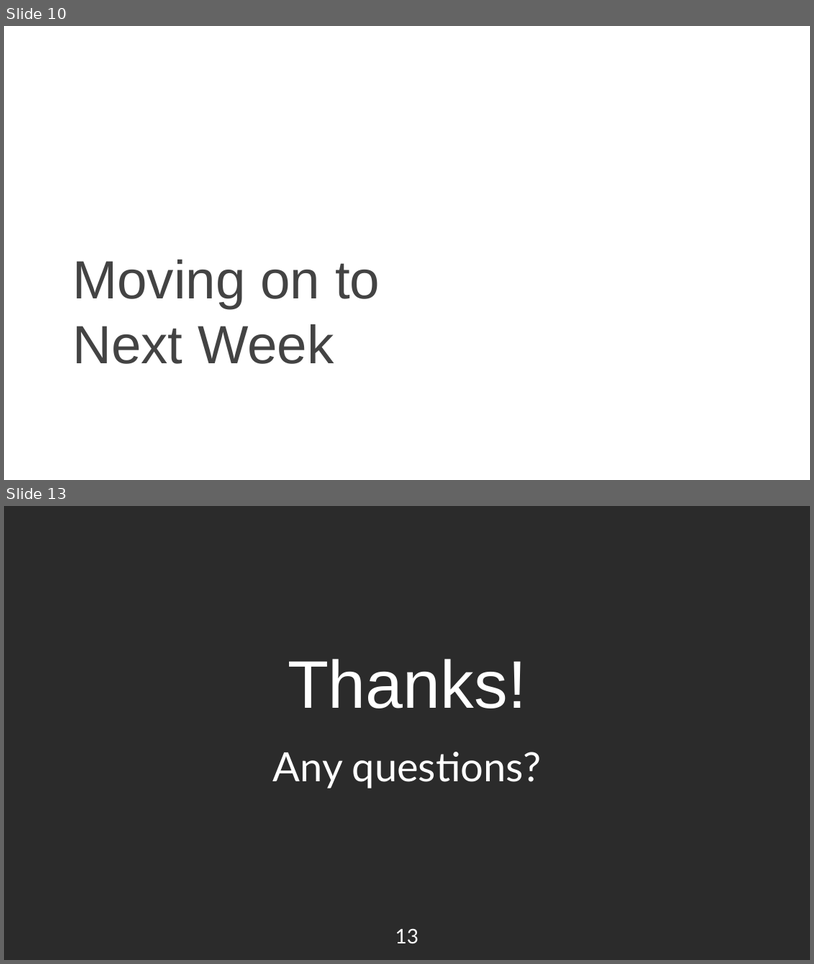
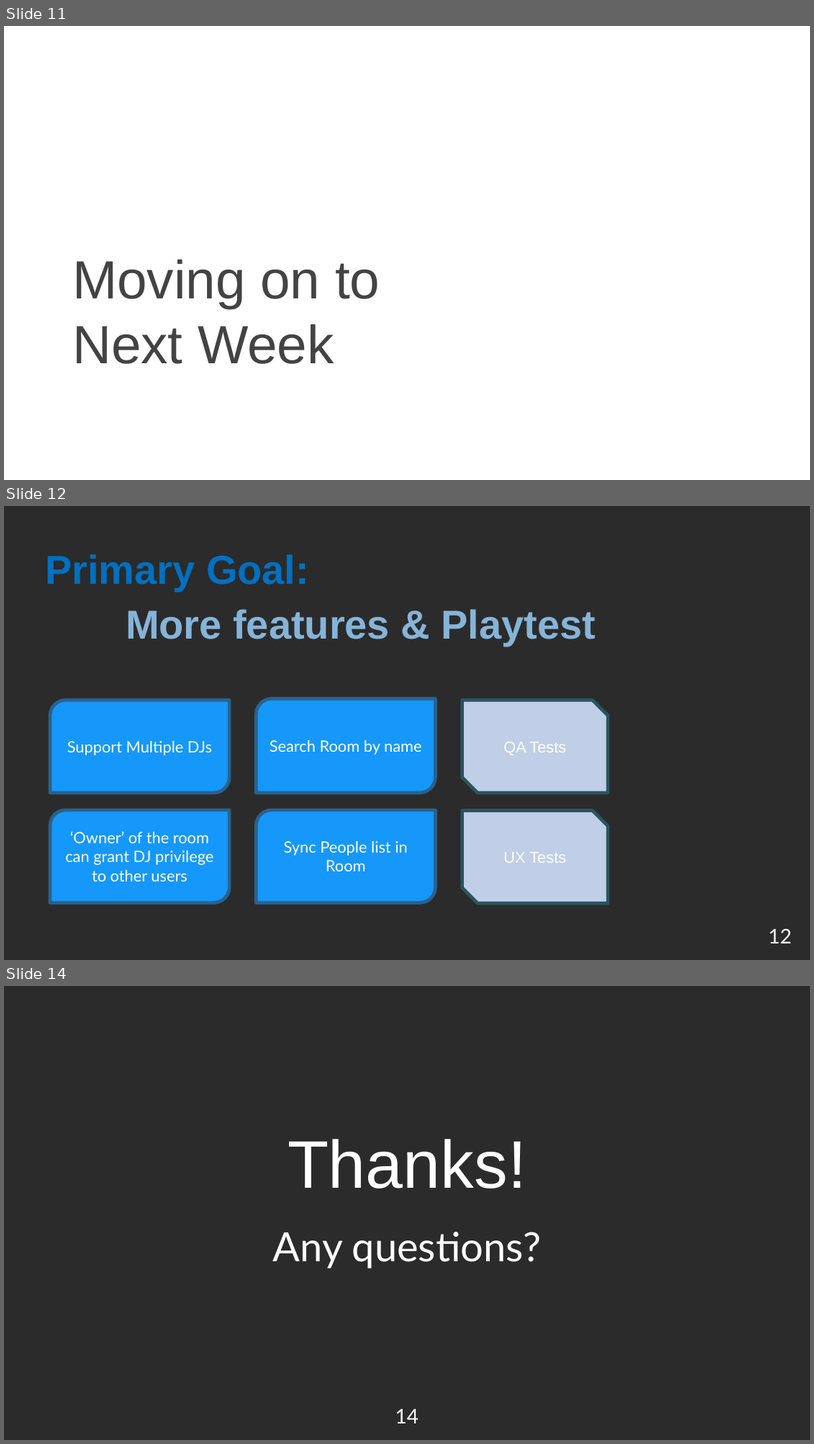
Before and after one commit to nkjack/17437-hot-pot-music-share, a slide deck: sprint-presentations/1119_WebApp_presentation.pptx. Shown one above the other, each under a label of ours: slides 10 and 13 before the commit, slides 11, 12 and 14 after it; the slides between them are not shown. The pictures are 814x964 and 814x1444 pixels, drawn with LibreOffice and Linux fonts; fonts in the diff are those of the drawing; background and template pictures are left out; a plain dark background stands for a picture behind light text. Boxes give left, top, right and bottom in pixels: in the first picture for what was removed or moved away, otherwise in the second. Text is boxed around its words. In the diff, an @@ line names an element or a change of style, - is before the commit and + after.

```diff
--- a/sprint-presentations/1119_WebApp_presentation.pptx
+++ b/sprint-presentations/1119_WebApp_presentation.pptx
@@ slide 12 added at (4,506,810,960), background picture (left out) @@
@@ text added at (45,554,597,646), 36 pt, text #85B4D9, bold @@
+Primary Goal:
+More features & Playtest
@@ round diag rect added at (50,700,229,793), fill #1598FA, outline #2B618B 3 pt, 14 pt, text #FFFFFF @@
+Support Multiple DJs
@@ round diag rect added at (257,699,435,793), fill #1598FA, outline #2B618B 3 pt, 14 pt, text #FFFFFF @@
+Search Room by name
@@ snip diag rect added at (462,700,608,793), fill #C0CEE7, outline #29555D 3 pt, 14 pt, text #FFFFFF @@
+QA Tests
@@ round diag rect added at (50,810,229,903), fill #1598FA, outline #2B618B 3 pt, 14 pt, text #FFFFFF @@
+‘Owner’ of the room can grant DJ privilege to other users
@@ round diag rect added at (257,810,435,903), fill #1598FA, outline #2B618B 3 pt, 14 pt, text #FFFFFF @@
+Sync People list in Room
@@ snip diag rect added at (462,810,608,903), fill #C0CEE7, outline #29555D 3 pt, 14 pt, text #FFFFFF @@
+UX Tests
@@ page number added at (769,928,792,943), 18 pt, text #FFFFFF @@
+12
@@ what was slide 10 is now slide 11 @@
@@ what was slide 13 is now slide 14 @@
@@ page number at (396,1409,419,1423): text changed @@
-13
+14
```
Also in this commit, not shown: 4 slides changed, 4 other slides added, 4 slides removed, 5 other files.
